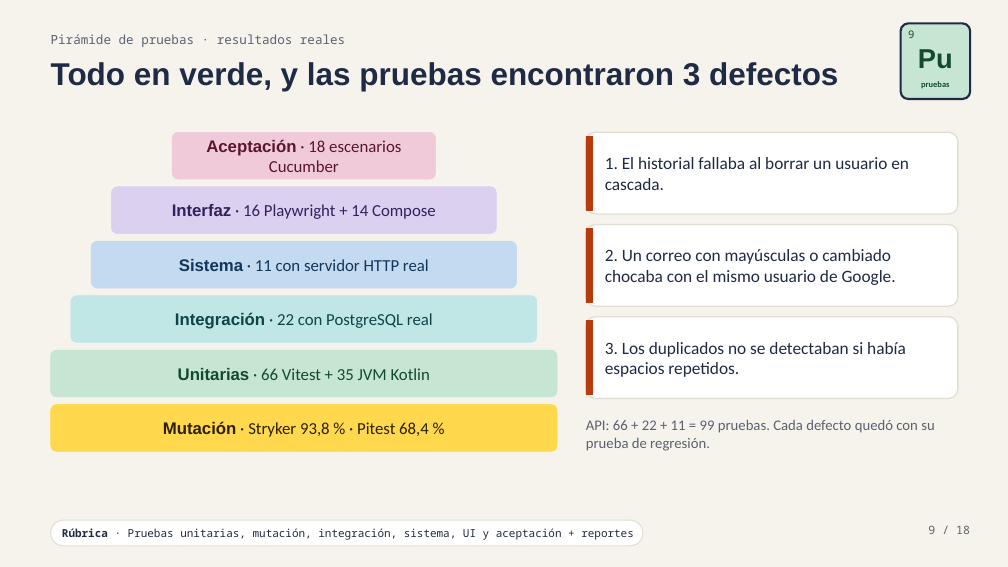
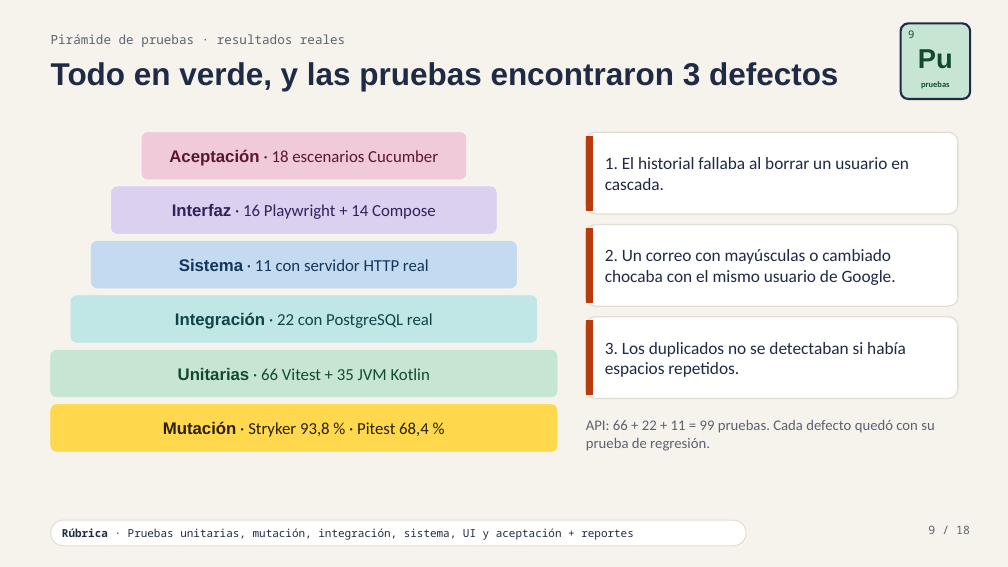
Before and after one commit to Laos19/TareaIA, a slide deck: slide 9 of docs/presentacion/TAREIA-presentacion.pptx. Drawn at 1008x567 pixels with LibreOffice and Linux fonts; fonts in the diff are those of the drawing. Boxes give left, top, right and bottom in pixels: in the first picture for what was removed or moved away, otherwise in the second. Text is boxed around its words. In the diff, an @@ line names an element or a change of style, - is before the commit and + after.

```diff
--- a/docs/presentacion/TAREIA-presentacion.pptx
+++ b/docs/presentacion/TAREIA-presentacion.pptx
@@ text "Aceptación · 18 escenarios Cucumber" rewrapped from [206,139,401,172] to [169,149,438,166] @@
@@ rounded rectangle: place and size @@
-rounded rectangle at [172,132,436,179]
+rounded rectangle at [142,132,467,179]
@@ rounded rectangle: place and size @@
-rounded rectangle at [51,520,643,546]
+rounded rectangle at [51,520,746,546]
```
Also in this commit, not shown: 15 other slides changed, 11 other files.
